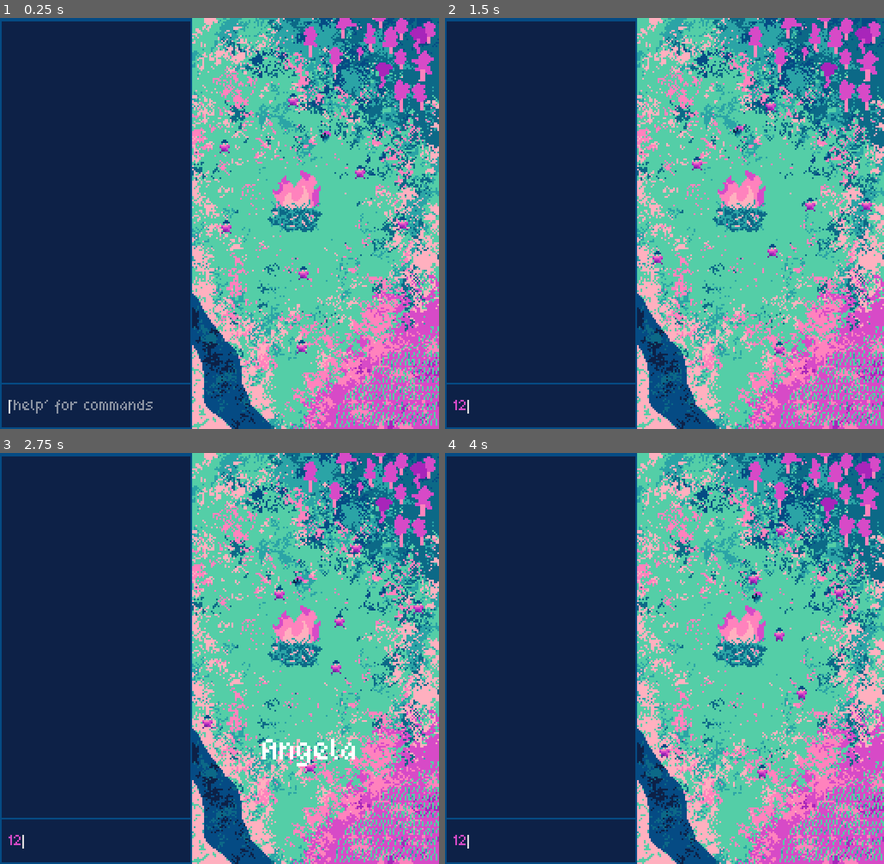
Above: before the commit, frames 1-4 (two rows, left to right).
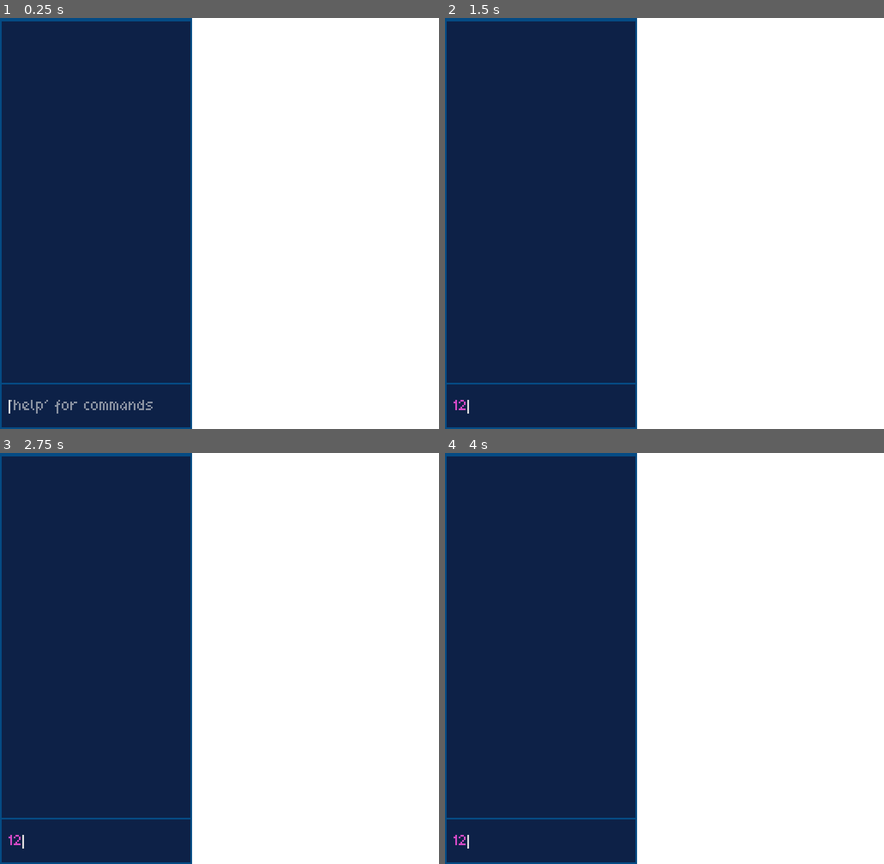
Above: after the commit, the same moments.

Repository: BoopEnthusiast/Micro-Jam-15
Game: Godot game, scene res://scenes/main.tscn
Same seed, same stepped clock (60 frames per second), same inputs: the game is played once before the commit and once after it.
Inputs (mouse positions are in pixels of both pictures, inside the frame that each line leads up to):
- Up to frame 1 (0.25 s): no input
- Up to frame 2 (1.5 s): click (545, 408) at 0.52 s; type "12" at 0.6 s; move the mouse to (541, 383) at 1.27 s
- Up to frame 3 (2.75 s): move the mouse to (324, 777) at 2.02 s
- Up to frame 4 (4 s): move the mouse to (708, 568) at 2.77 s; move the mouse to (642, 740) at 3.52 s

The runs differ from the first frame. In frame 1, 56% of the frame differs, in the area x 43-100%, y 0-100%; in frame 2, 56%; in frame 3, 56%; in frame 4, 56%.

Commit message:
Particles for calamities

Diff:
--- a/scenes/main.tscn
+++ b/scenes/main.tscn
@@ -27,6 +27,72 @@
 [sub_resource type="CircleShape2D" id="CircleShape2D_8konf"]
 radius = 20.025
 
+[sub_resource type="Curve" id="Curve_c55bt"]
+_data = [Vector2(0, 1), 0.0, -0.229918, 0, 0, Vector2(0.992509, 0), -2.52763, 0.0, 0, 0]
+point_count = 2
+
+[sub_resource type="CurveTexture" id="CurveTexture_88xac"]
+curve = SubResource("Curve_c55bt")
+
+[sub_resource type="ParticleProcessMaterial" id="ParticleProcessMaterial_2cegi"]
+particle_flag_disable_z = true
+emission_shape_offset = Vector3(-50, -130, 0)
+emission_shape_scale = Vector3(1.5, 20, 0)
+emission_shape = 3
+emission_box_extents = Vector3(100, 1, 1)
+angle_min = -149.8
+angle_max = 720.0
+inherit_velocity_ratio = 10.0
+direction = Vector3(0, 1, 0)
+spread = 10.572
+flatness = 0.156
+initial_velocity_min = 50.0
+initial_velocity_max = 100.0
+gravity = Vector3(60, 98, 0)
+scale_max = 5.55
+scale_curve = SubResource("CurveTexture_88xac")
+
+[sub_resource type="ParticleProcessMaterial" id="ParticleProcessMaterial_kednw"]
+particle_flag_disable_z = true
+gravity = Vector3(0, 98, 0)
+
+[sub_resource type="Animation" id="Animation_owbeh"]
+resource_name = "thunderstorm"
+length = 2.0
+tracks/0/type = "value"
+tracks/0/imported = false
+tracks/0/enabled = true
+tracks/0/path = NodePath("CanvasLayer/ColorRect:color")
+tracks/0/interp = 1
+tracks/0/loop_wrap = true
+tracks/0/keys = {
+"times": PackedFloat32Array(0, 0.2, 0.5, 0.6, 0.8, 1),
+"transitions": PackedFloat32Array(1, 0.392292, 0.0796601, 1, 1, 0.138696),
+"update": 0,
+"values": [Color(1, 1, 1, 0), Color(1, 1, 1, 1), Color(1, 1, 1, 0), Color(1, 1, 1, 0), Color(1, 1, 1, 1), Color(1, 1, 1, 0)]
+}
+
+[sub_resource type="Animation" id="Animation_6rexx"]
+length = 0.001
+tracks/0/type = "value"
+tracks/0/imported = false
+tracks/0/enabled = true
+tracks/0/path = NodePath("CanvasLayer/ColorRect:color")
+tracks/0/interp = 1
+tracks/0/loop_wrap = true
+tracks/0/keys = {
+"times": PackedFloat32Array(0),
+"transitions": PackedFloat32Array(1),
+"update": 0,
+"values": [Color(1, 1, 1, 1)]
+}
+
+[sub_resource type="AnimationLibrary" id="AnimationLibrary_n1ur8"]
+_data = {
+"RESET": SubResource("Animation_6rexx"),
+"thunderstorm": SubResource("Animation_owbeh")
+}
+
 [node name="Main" type="Node2D"]
 script = SubResource("GDScript_0sumy")
 
@@ -113,5 +179,36 @@
 [node name="Crops" parent="." instance=ExtResource("7_7r6mo")]
 position = Vector2(237, 224)
 
+[node name="Blizzard" type="GPUParticles2D" parent="."]
+position = Vector2(175, 111)
+scale = Vector2(1, 1.5)
+amount = 200
+process_material = SubResource("ParticleProcessMaterial_2cegi")
+lifetime = 1.7
+
+[node name="Timer" type="Timer" parent="Blizzard"]
+wait_time = 3.0
+one_shot = true
+autostart = true
+
+[node name="GPUParticles2D" type="GPUParticles2D" parent="."]
+process_material = SubResource("ParticleProcessMaterial_kednw")
+
+[node name="Timer" type="Timer" parent="GPUParticles2D"]
+
+[node name="AnimationPlayer" type="AnimationPlayer" parent="GPUParticles2D"]
+libraries = {
+"": SubResource("AnimationLibrary_n1ur8")
+}
+
+[node name="CanvasLayer" type="CanvasLayer" parent="GPUParticles2D"]
+
+[node name="ColorRect" type="ColorRect" parent="GPUParticles2D/CanvasLayer"]
+anchors_preset = 15
+anchor_right = 1.0
+anchor_bottom = 1.0
+grow_horizontal = 2
+grow_vertical = 2
+
 [connection signal="mouse_entered" from="Villager2" to="Villager2/Name" method="_on_mouse_entered"]
 [connection signal="mouse_exited" from="Villager2" to="Villager2/Name" method="_on_mouse_exited"]
Not shown: 1 places in scenes/main.tscn that only renumber resources
